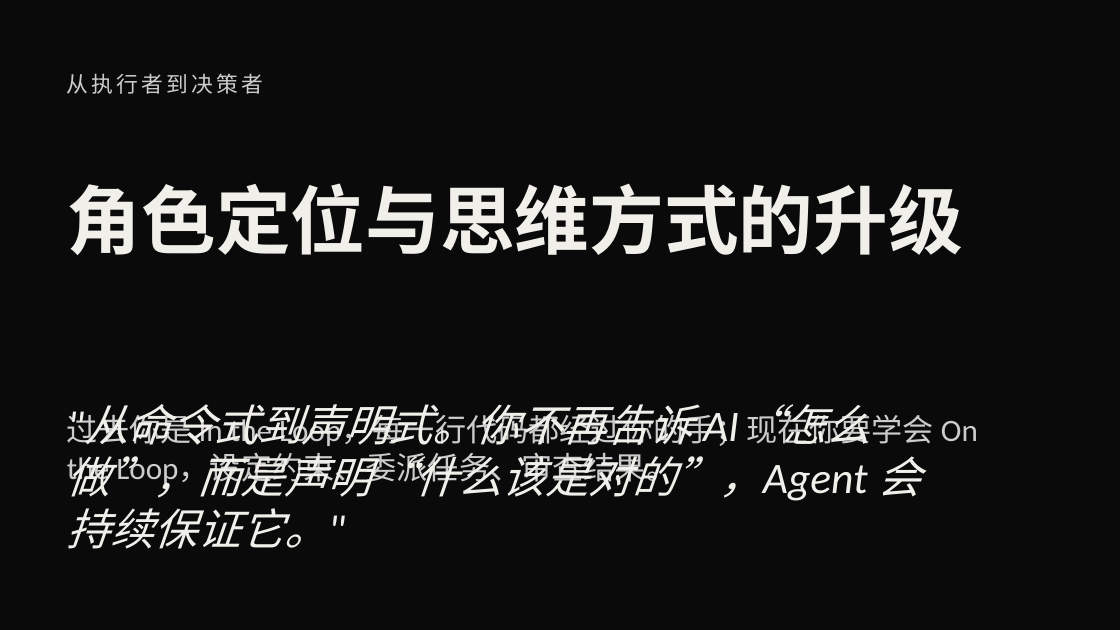
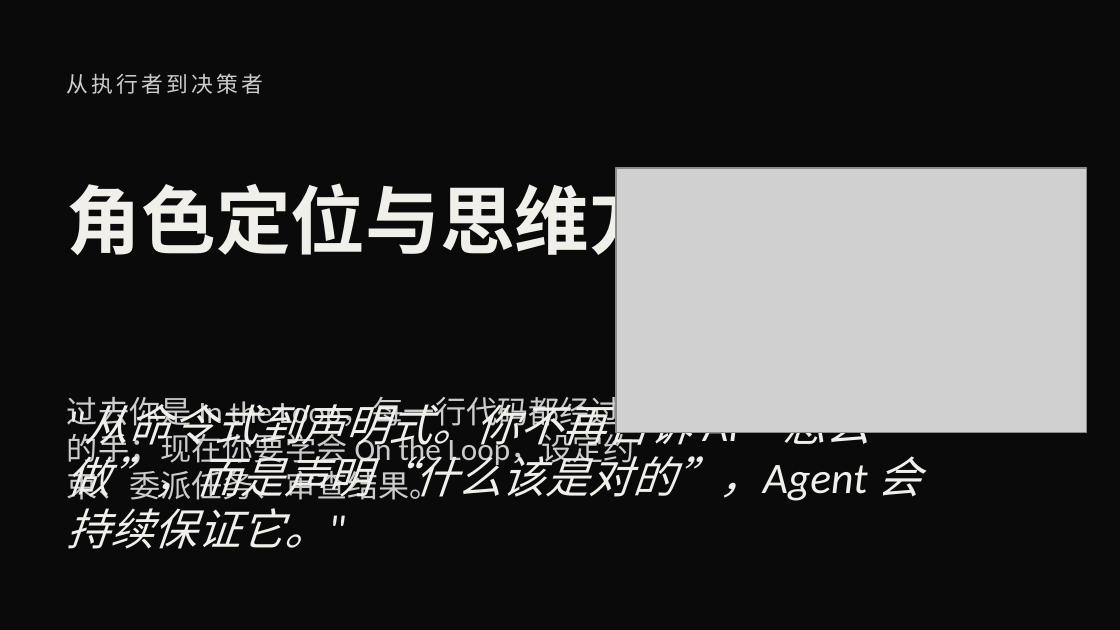
Before and after one commit to atian25/ppt-test, a slide deck: slide 11 of SOLO-0408-直播/ppt/SOLO_0418_直播.pptx. Drawn at 1120x630 pixels with LibreOffice and Linux fonts; fonts in the diff are those of the drawing; grey boxes stand for pictures. Boxes give left, top, right and bottom in pixels: in the first picture for what was removed or moved away, otherwise in the second. Text is boxed around its words. In the diff, an @@ line names an element or a change of style, - is before the commit and + after.

```diff
--- a/SOLO-0408-直播/ppt/SOLO_0418_直播.pptx
+++ b/SOLO-0408-直播/ppt/SOLO_0418_直播.pptx
@@ picture added at bbox=[616, 168, 1086, 432] @@
@@ text "过去你是 In the Loop，每一行代码都经过你的手；现在你要学会 On ..." rewrapped from bbox=[67, 410, 978, 486] to bbox=[67, 396, 653, 500] @@
```
Also in this commit, not shown: 8 other slides changed, 1 other file.
